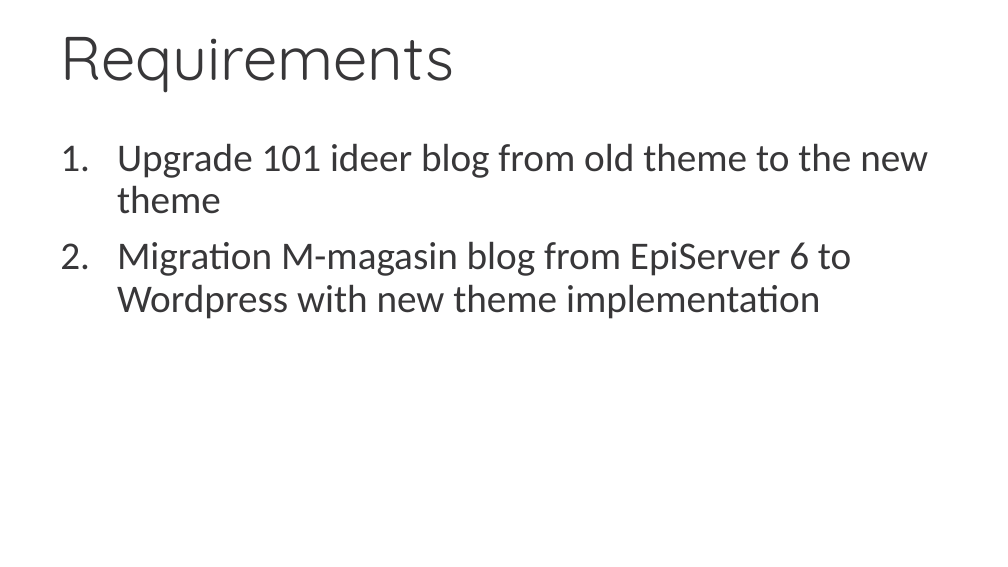
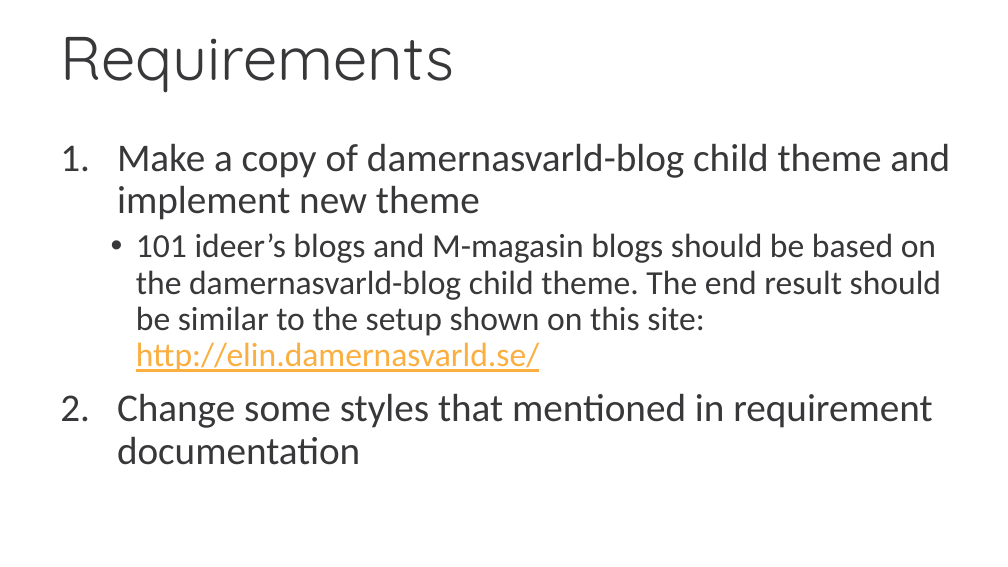
Before and after one commit to nam-tran-niteco/Wordpress-Demo, a slide deck: slide 19 of Wordpress Migration.pptx (slide 15 before the commit). Drawn at 1008x567 pixels with LibreOffice and Linux fonts; fonts in the diff are those of the drawing; background and template pictures are left out. Boxes give left, top, right and bottom in pixels: in the first picture for what was removed or moved away, otherwise in the second. Text is boxed around its words. In the diff, an @@ line names an element or a change of style, - is before the commit and + after.

```diff
--- a/Wordpress Migration.pptx
+++ b/Wordpress Migration.pptx
@@ text at [117,143,950,465]: text changed; size 28 to 24 pt @@
-1. Upgrade 101 ideer blog from old theme to the new theme
-2. Migration M-magasin blog from EpiServer 6 to Wordpress with new theme implementation
+1. Make a copy of damernasvarld-blog child theme and implement new theme
+  • 101 ideer’s blogs and M-magasin blogs should be based on the damernasvarld-blog child theme. The end result should be similar to the setup shown on this site: http://elin.damernasvarld.se/
+2. Change some styles that mentioned in requirement documentation
```
Also in this commit, not shown: 7 other slides changed, 11 slides added, 1 slide removed, 3 other files.
